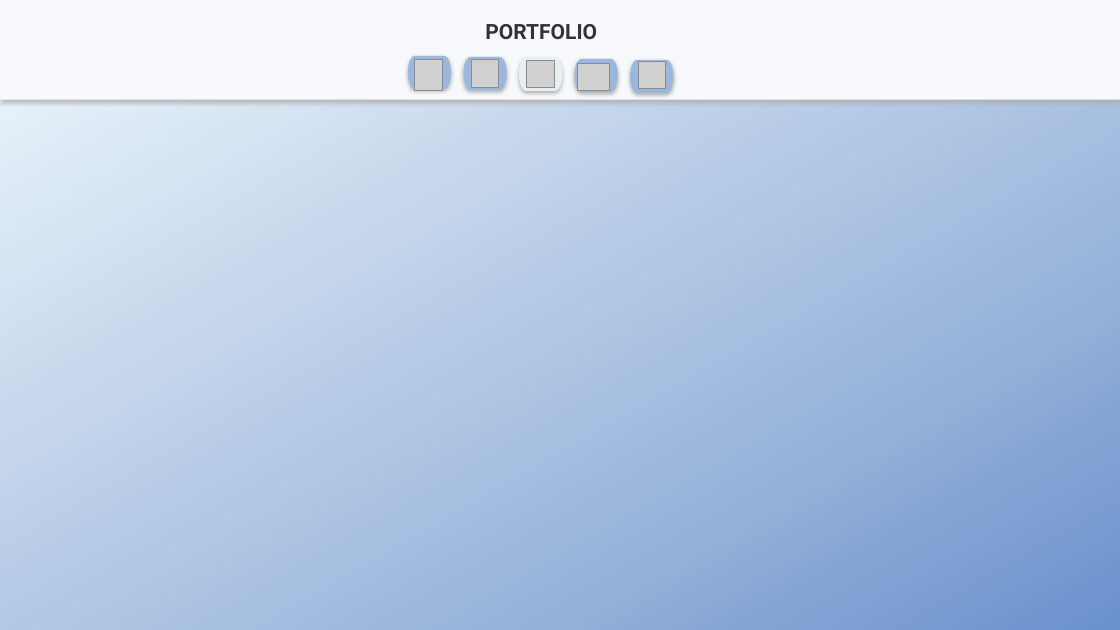
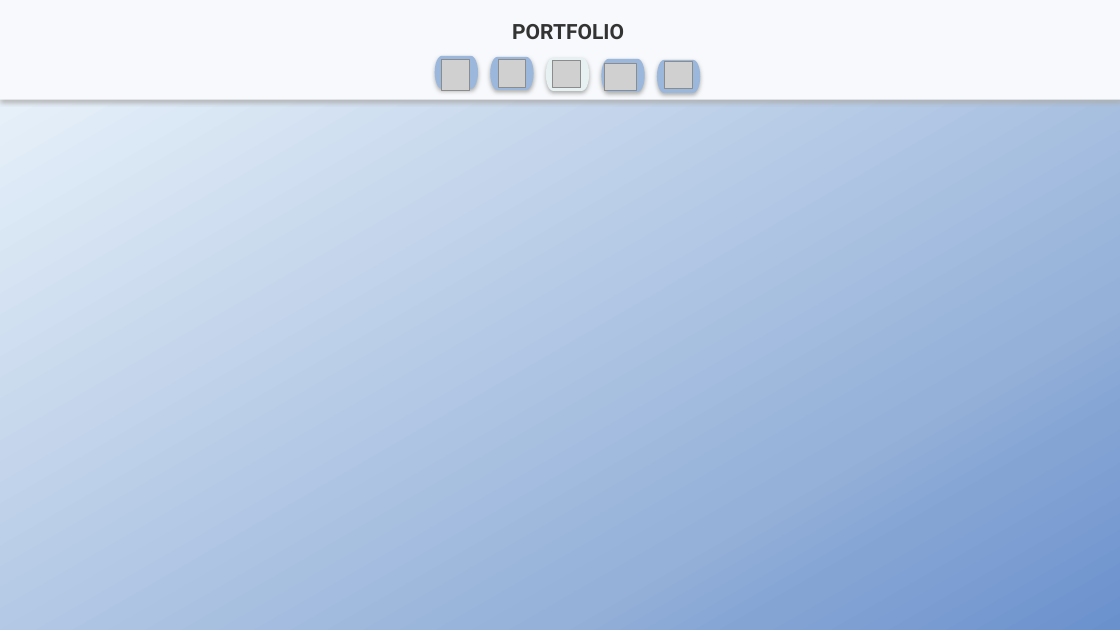
Before and after one commit to junhyuk000/portfolio, a slide deck: slide 4 of portfolio_신준혁.pptx. Drawn at 1120x630 pixels with LibreOffice and Linux fonts; fonts in the diff are those of the drawing; grey boxes stand for pictures. Boxes give left, top, right and bottom in pixels: in the first picture for what was removed or moved away, otherwise in the second. Text is boxed around its words. In the diff, an @@ line names an element or a change of style, - is before the commit and + after.

```diff
--- a/portfolio_신준혁.pptx
+++ b/portfolio_신준혁.pptx
@@ 5 pictures, 5 pill shapes, 1 text: place and size @@
-5 pictures, 5 pill shapes, 1 text at box(408, 24, 674, 92)
+5 pictures, 5 pill shapes, 1 text at box(435, 24, 701, 92)
```
Also in this commit, not shown: 4 other slides changed, 3 slides added.
